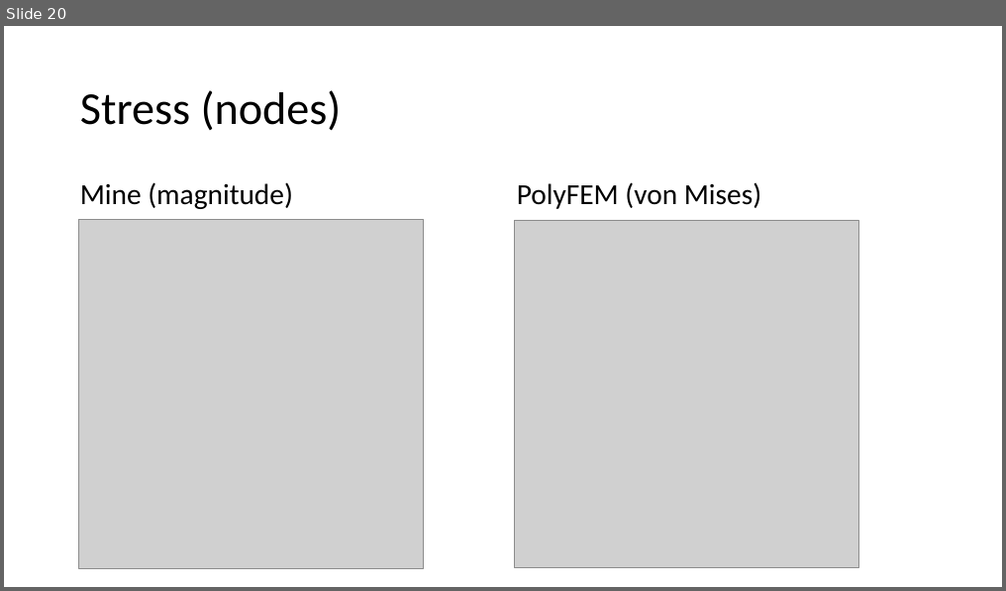
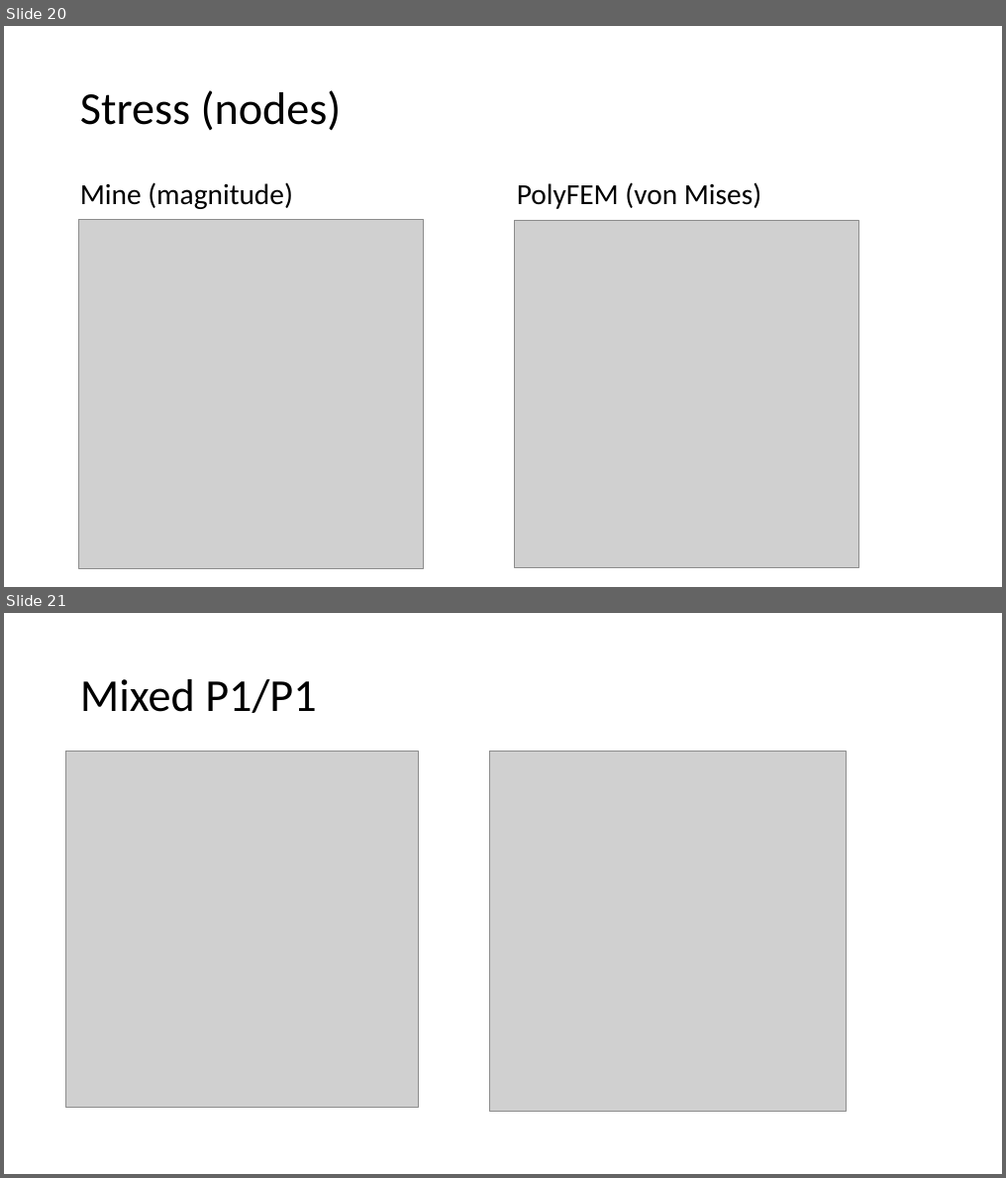
Before and after one commit to MihaiF/MixedVsQuadratic, a slide deck: CompressedBox/Comparisons/Quadratic vs.pptx. Shown one above the other, each under a label of ours: slide 20 before the commit, slides 20 and 21 after it. The pictures are 1006x591 and 1006x1178 pixels, drawn with LibreOffice and Linux fonts; fonts in the diff are those of the drawing; grey boxes stand for pictures. Boxes give left, top, right and bottom in pixels: in the first picture for what was removed or moved away, otherwise in the second. Text is boxed around its words. In the diff, an @@ line names an element or a change of style, - is before the commit and + after.

```diff
--- a/CompressedBox/Comparisons/Quadratic vs.pptx
+++ b/CompressedBox/Comparisons/Quadratic vs.pptx
@@ slide 21 added at [4, 613, 1002, 1174], background #FFFFFF @@
@@ title added at [80, 679, 316, 713], 44 pt, text #000000 @@
+Mixed P1/P1
@@ picture added at [66, 752, 418, 1108] @@
@@ picture added at [490, 752, 846, 1112] @@
```
Also in this commit, not shown: 4 slides changed, 1 other slide added, 9 other files.
